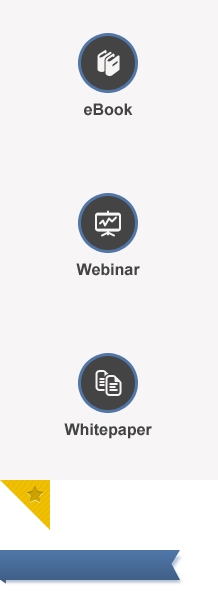
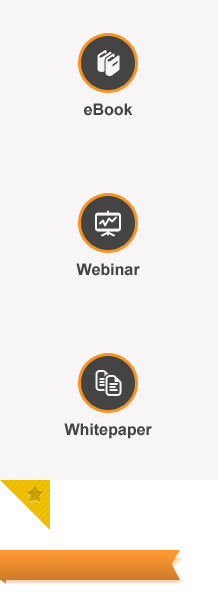
Two versions of the same layered image (218×600). Layer-by-layer changes:
pixels changed over (0, 33, 183, 585) (layer not identified)
